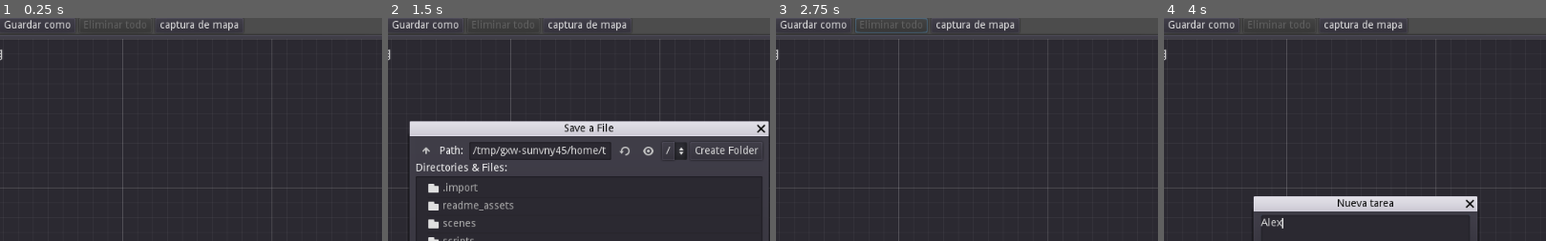
Above: before the commit, frames 1-4 (left to right).
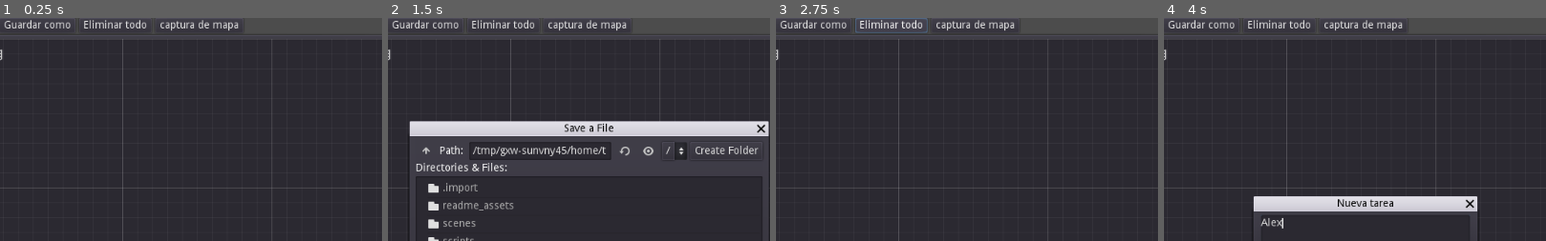
Above: after the commit, the same moments.

Repository: andresleonardobg/go-do
Game: Godot game, scene res://scenes/mentalMap.tscn
The game is run twice, just before and just after one commit, with the same random seed, the same clock (stepped at 60 frames per second) and the same inputs.
Inputs (mouse positions are % of the whole screen's width and height, from its top left):
- Up to frame 1 (0.25 s): no input
- Up to frame 2 (1.5 s): click "Guardar" at 0.5 s; click (42, 66) at 1.27 s; type "12" at 1.35 s
- Up to frame 3 (2.75 s): click (39, 2) at 2 s, where only the run after the commit has a clickable "Eliminar todo"
- Up to frame 4 (4 s): click "Nuevo proyecto" at 2.75 s; click (50, 48) at 3.52 s; type "Alex" at 3.6 s
The pictures show only the part of the screen within x 24-74%, y 0-50%; the shares and areas given below are measured in that part.

The runs differ from the first frame. In frame 1, 0.3% of the frame differs, in the area x 22-39%, y 0-5%; in frame 2, 0.3%; in frame 3, 0.3%; in frame 4, 0.3%.

Commit message:
instance node fixed, delete every node and item

Diff:
--- a/scenes/list_of_tasks.tscn
+++ b/scenes/list_of_tasks.tscn
@@ -22,5 +22,3 @@
 margin_right = 12.0
 margin_bottom = 20.0
 text = "create new itme"
-
-[connection signal="pressed" from="createItem" to="." method="_on_createItem_pressed"]
--- a/scenes/mentalMap.tscn
+++ b/scenes/mentalMap.tscn
@@ -40,11 +40,10 @@
 margin_bottom = 20.0
 text = "Guardar como"
 
-[node name="reset" type="Button" parent="menu"]
+[node name="delete all nodes" type="Button" parent="menu"]
 margin_left = 348.0
 margin_right = 445.0
 margin_bottom = 20.0
-disabled = true
 text = "Eliminar todo"
 
 [node name="screenshot" type="Button" parent="menu"]
@@ -141,6 +140,7 @@
 [connection signal="pressed" from="menu/load" to="." method="_on_load_pressed"]
 [connection signal="pressed" from="menu/save" to="." method="_on_save_pressed"]
 [connection signal="pressed" from="menu/save as" to="." method="_on_save_as_pressed"]
+[connection signal="pressed" from="menu/delete all nodes" to="." method="_on_delete_all_nodes_pressed"]
 [connection signal="pressed" from="menu/screenshot" to="." method="_on_screenshot_pressed"]
 [connection signal="connection_to_empty" from="HSplitContainer/PanelContainer/GraphEdit" to="." method="_on_GraphEdit_connection_to_empty"]
 [connection signal="pressed" from="new_task/VBoxContainer/Accept" to="." method="_on_Accept_pressed"]
--- a/scripts/list_of_tasks.gd
+++ b/scripts/list_of_tasks.gd
@@ -7,7 +7,7 @@
 var tree
 
 #default functions
-func _physics_process(delta: float) -> void:
+func _physics_process(_delta: float) -> void:
 	if Global.delete_task[0]:
 		delete_items(Global.delete_task[1])
 
@@ -63,6 +63,5 @@
 
 	Global.delete_task = [false, ""]
 
-func has_parent(item):
-
-	pass
+func delete_all_items():
+	tree_task.clear()
--- a/scripts/mentalMap.gd
+++ b/scripts/mentalMap.gd
@@ -48,7 +48,7 @@
 
 	Global.add_new_node(position_new_node, text_task.text, panel_graph, true, true, node_parent)
 	list_tasks.add_new_items(node_parent, text_task.text)
-	var name_node = get_tree().get_nodes_in_group("nodetask")
+	var name_node = get_tree().get_nodes_in_group("all_nodes_task")
 	panel_graph.connect_node(connect_to, 0, name_node[-1].name, 0)
 
 
@@ -95,9 +95,13 @@
 
 
 func send_data_to_save() -> void:
+	Global.data = {
+		"nodes":[]
+		}
+
 	Global.data["conections"] = panel_graph.get_connection_list()
 
-	var nodetasks = get_tree().get_nodes_in_group("nodetask")
+	var nodetasks = get_tree().get_nodes_in_group("all_nodes_task")
 
 	for n in nodetasks:
 		n.send_data()
@@ -110,7 +114,7 @@
 
 
 func _on_save_pressed() -> void:
-	if Global.current_path_data != "":
+	if Global.last_file != "":
 		send_data_to_save()
 		print("guardado rapido")
 	else:
@@ -148,9 +152,6 @@
 
 func _on_FileDialog_confirmed() -> void:
 	if file_window.mode == 4:
-		Global.data = {
-		"nodes":[]
-		}
 		send_data_to_save()
 		Global.save_data(file_window.current_file)
 		print("guardar como")
@@ -159,3 +160,10 @@
 		Global.load_data(file_window.current_file)
 		display_data()
 		print("data cargada")
+
+
+func _on_delete_all_nodes_pressed() -> void:
+	var nodes_task = get_tree().get_nodes_in_group("all_nodes_task")
+	list_tasks.delete_all_items()
+	for node in nodes_task:
+		node.delete_node()
--- a/scripts/nodoTask.gd
+++ b/scripts/nodoTask.gd
@@ -9,6 +9,7 @@
 var parents : Array
 
 func _ready() -> void:
+	add_to_group("all_nodes_task")
 	add_to_group(name_node)
 
 	parents = parent_node.split("-", true)
